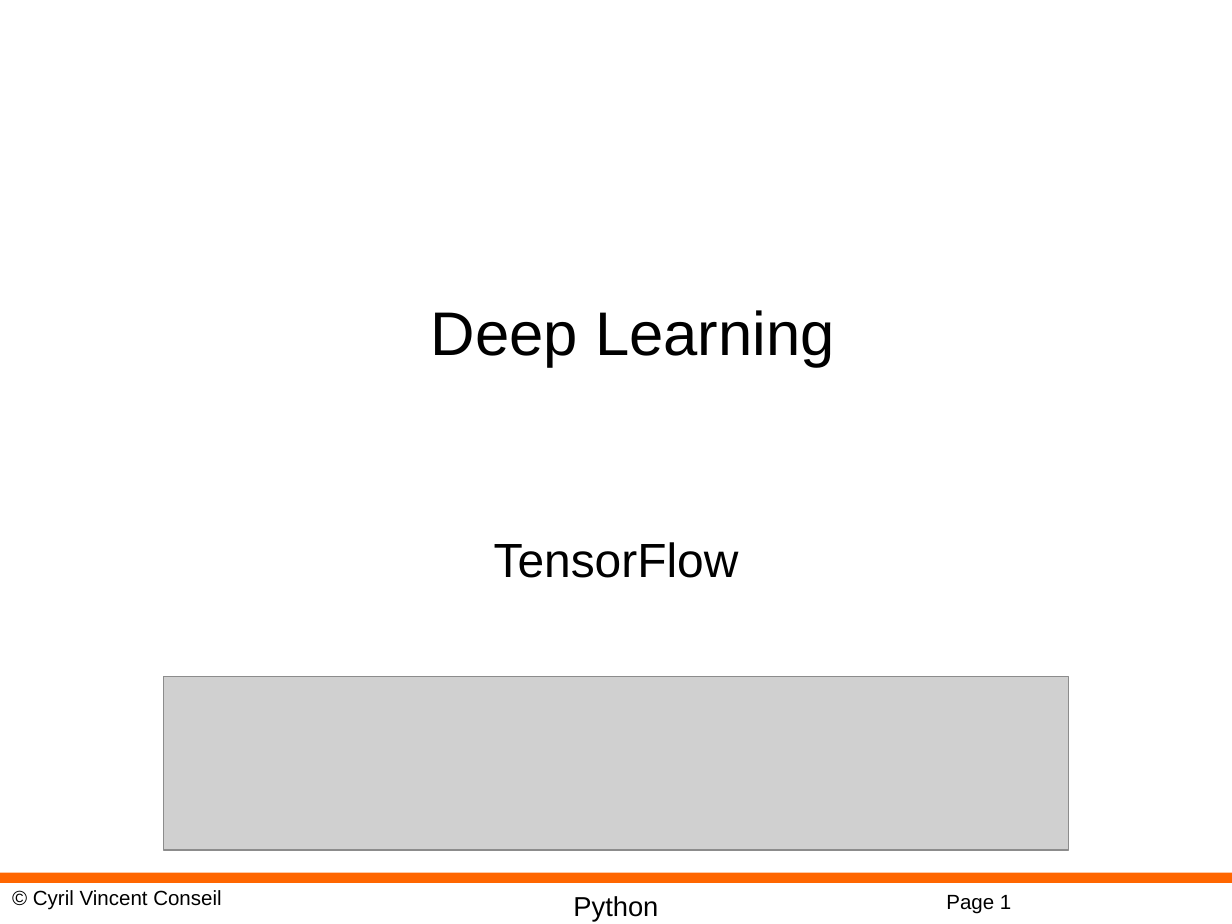
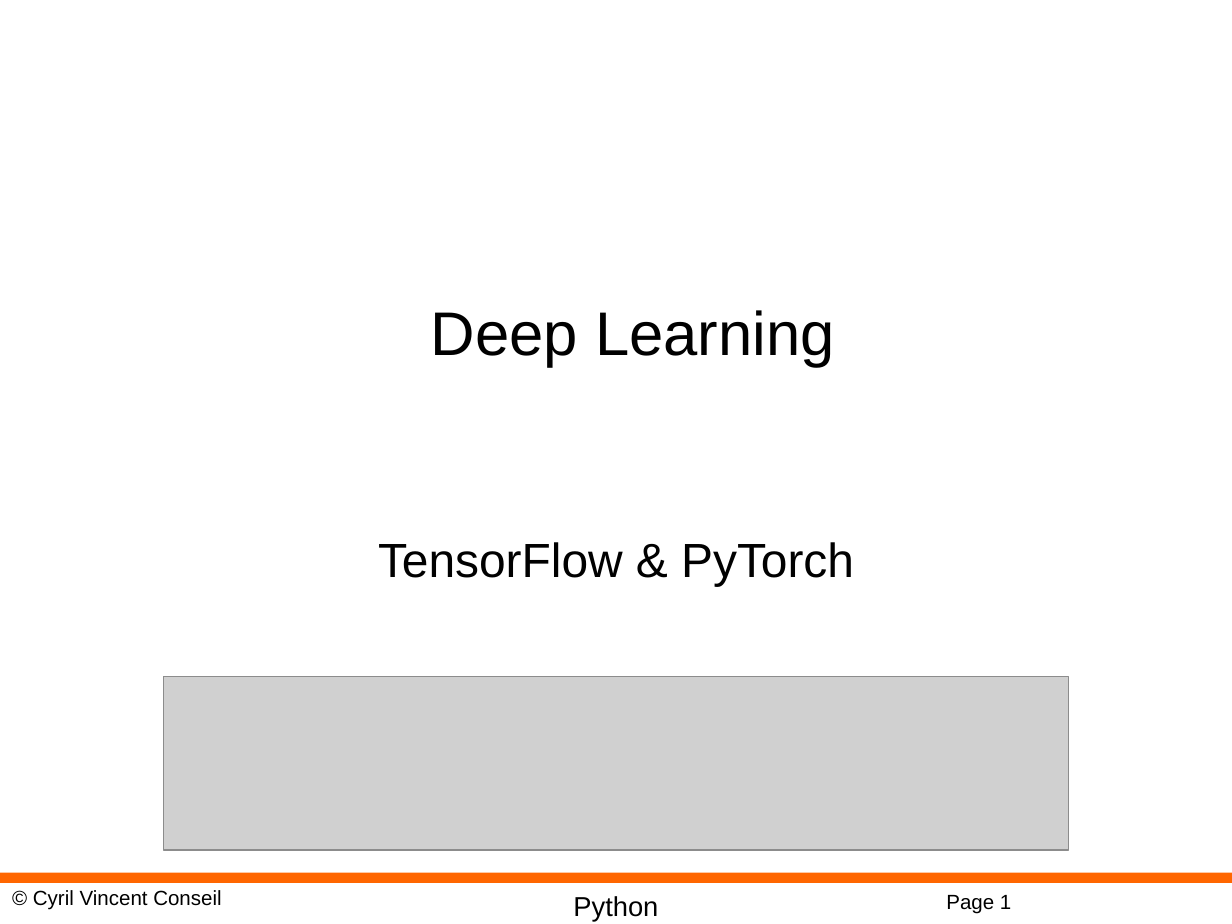
Before and after one commit to cyrilvincent/ia_industrie, a slide deck: slide 1 of ppt/IndusAI08-DeepLearning.pptx. Drawn at 1232x924 pixels with LibreOffice and Linux fonts; fonts in the diff are those of the drawing; grey boxes stand for pictures; background and template pictures are left out. Boxes give left, top, right and bottom in pixels: in the first picture for what was removed or moved away, otherwise in the second. Text is boxed around its words. In the diff, an @@ line names an element or a change of style, - is before the commit and + after.

```diff
--- a/ppt/IndusAI08-DeepLearning.pptx
+++ b/ppt/IndusAI08-DeepLearning.pptx
@@ subtitle at bbox=[378, 542, 854, 586]: text changed @@
-TensorFlow
+TensorFlow & PyTorch
```
Also in this commit, not shown: 1 slide added, 8 other files.
